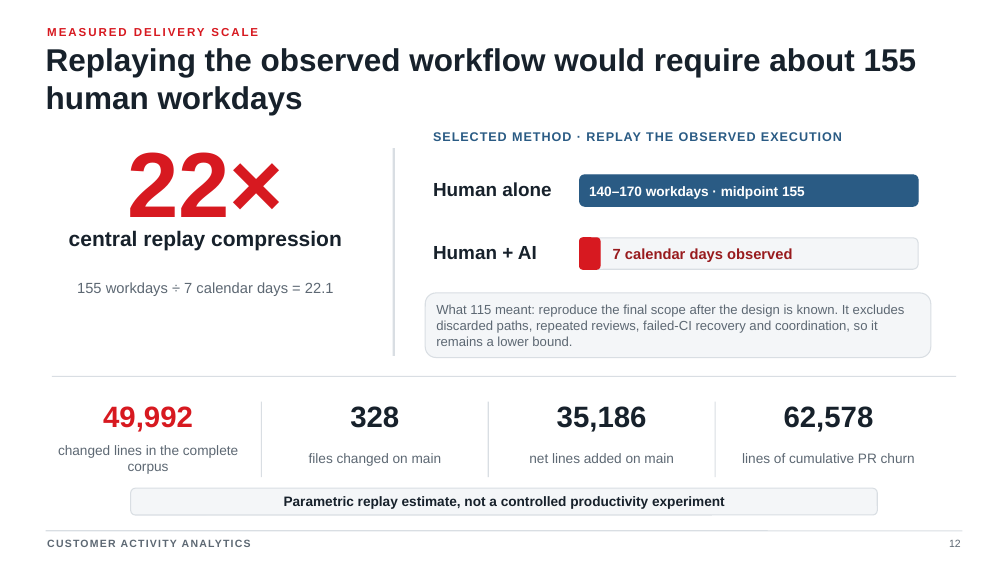
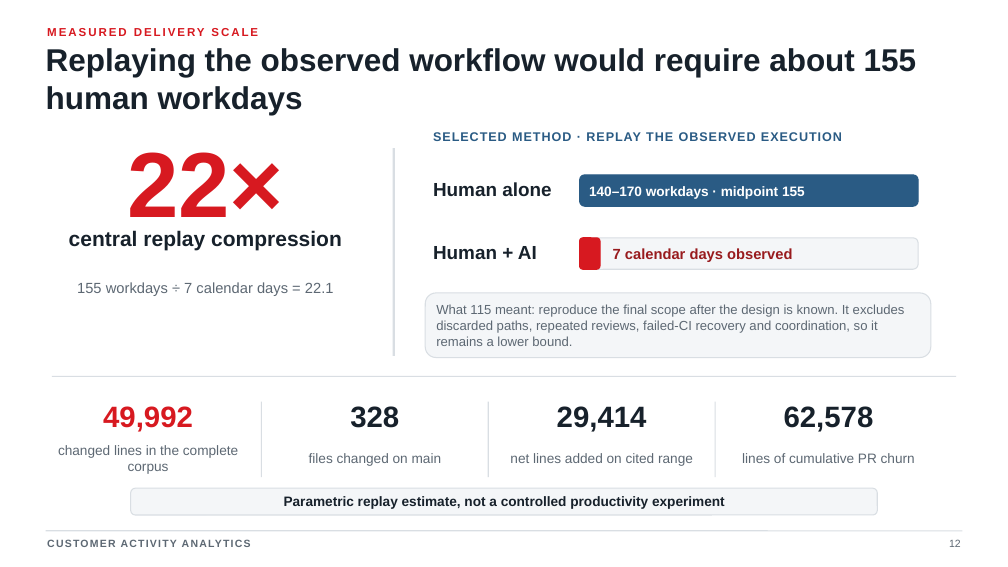
Before and after one commit to jdoe-dev-159753/specgraph-reference-app, a slide deck: slide 12 of docs/presentation/output/SpecGraph_presentation_working_v0.8.pptx. Drawn at 1008x567 pixels with LibreOffice and Linux fonts; fonts in the diff are those of the drawing. Boxes give left, top, right and bottom in pixels: in the first picture for what was removed or moved away, otherwise in the second. Text is boxed around its words. In the diff, an @@ line names an element or a change of style, - is before the commit and + after.

```diff
--- a/docs/presentation/output/SpecGraph_presentation_working_v0.8.pptx
+++ b/docs/presentation/output/SpecGraph_presentation_working_v0.8.pptx
@@ text at [557,406,647,432]: text changed @@
-35,186
+29,414
@@ text at [510,453,693,466]: text changed @@
-net lines added on main
+net lines added on cited range
```
Also in this commit, not shown: 1 other slide changed, 1 slide added, 1 slide removed, 1 other file.
